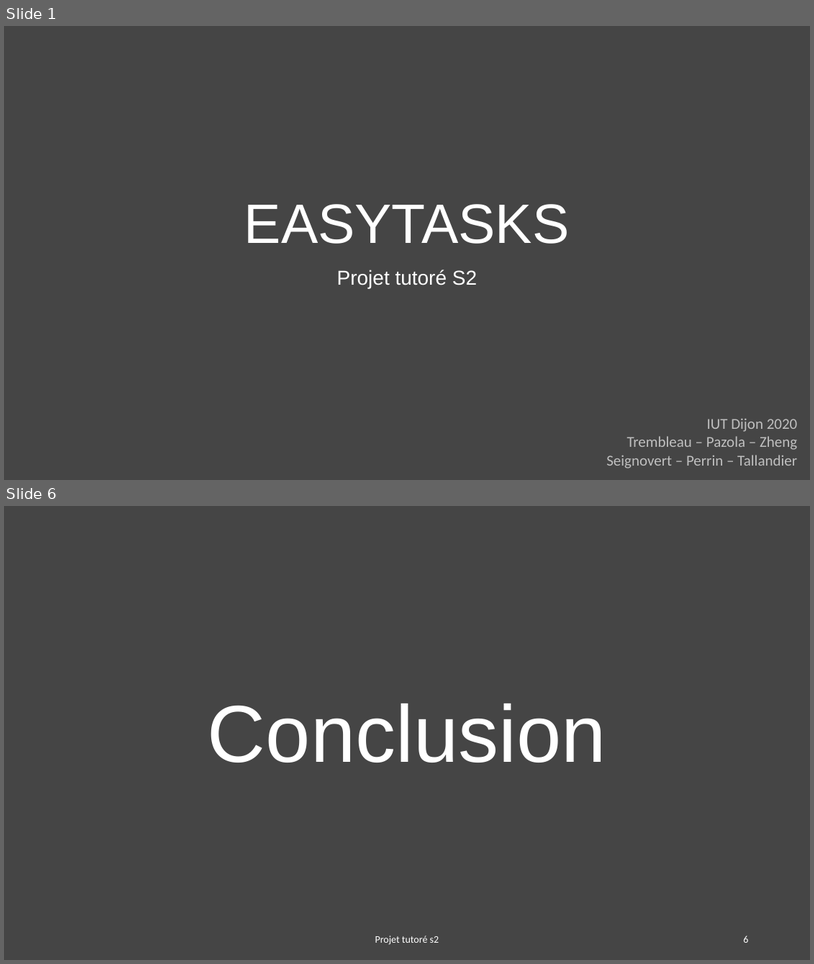
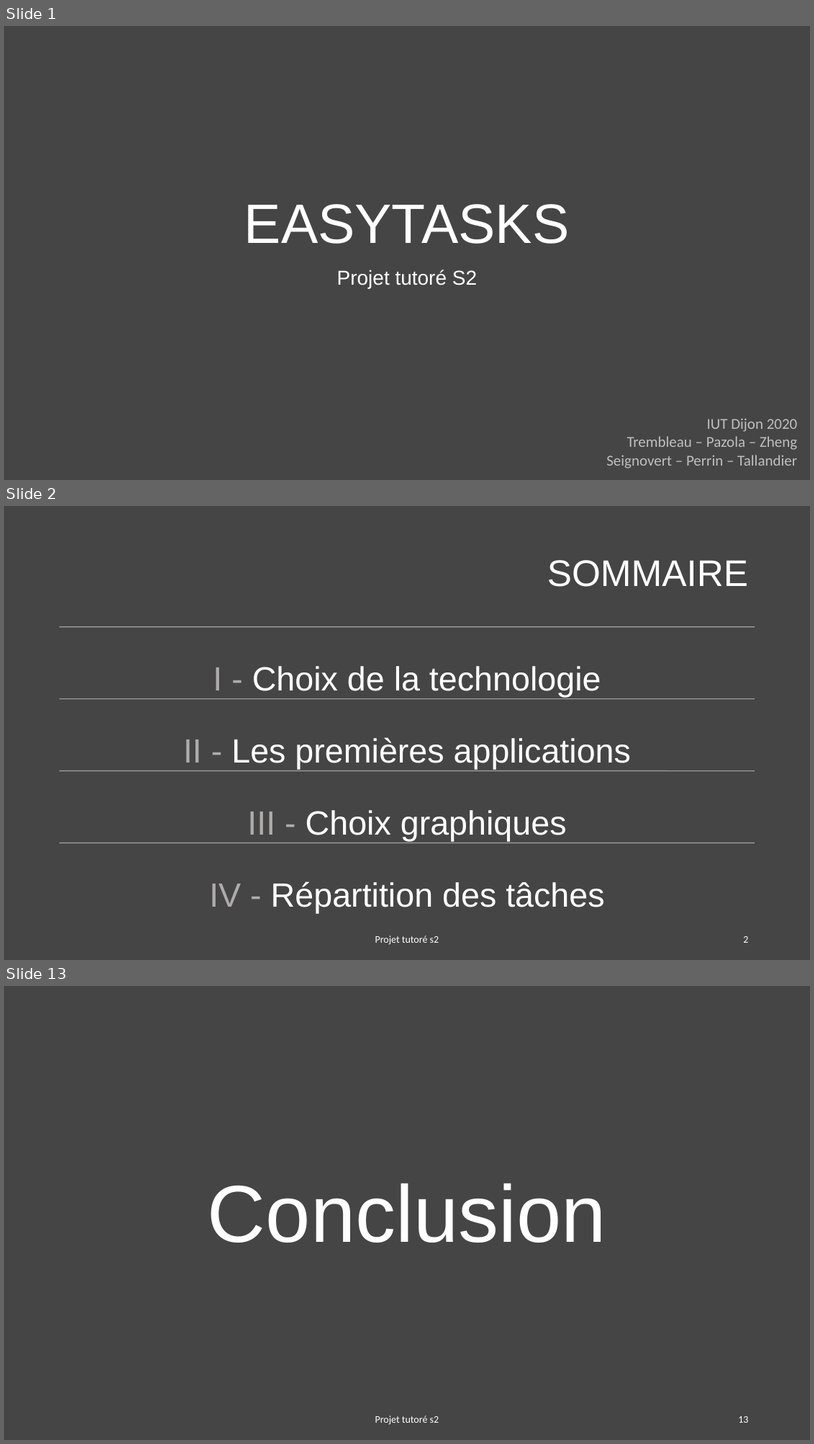
Before and after one commit to Spaicat/IUT-S2-EasyTasks, a slide deck: RDV/RDV1/EASYTASKS.pptx. Shown one above the other, each under a label of ours: slides 1 and 6 before the commit, slides 1, 2 and 13 after it; the slides between them are not shown. The pictures are 814x964 and 814x1444 pixels, drawn with LibreOffice and Linux fonts; fonts in the diff are those of the drawing. Boxes give left, top, right and bottom in pixels: in the first picture for what was removed or moved away, otherwise in the second. Text is boxed around its words. In the diff, an @@ line names an element or a change of style, - is before the commit and + after.

```diff
--- a/RDV/RDV1/EASYTASKS.pptx
+++ b/RDV/RDV1/EASYTASKS.pptx
@@ slide 2 added at (4,506,810,960), background #454545 @@
@@ title added at (548,560,748,587), 44 pt, text #FFFFFF @@
+SOMMAIRE
@@ group added at (59,627,756,913): 4 lines, 4 texts @@
+I - Choix de la technologie
+II - Les premières applications
+III - Choix graphiques
+IV - Répartition des tâches
@@ text added at (376,935,440,944), 12 pt, text #FFFFFF @@
+Projet tutoré s2
@@ page number added at (743,936,748,942), 12 pt, text #FFFFFF @@
+2
@@ what was slide 6 is now slide 13 @@
@@ page number at (738,1416,748,1422): text changed @@
-6
+13
```
Also in this commit, not shown: 4 slides changed, 6 other slides added.
